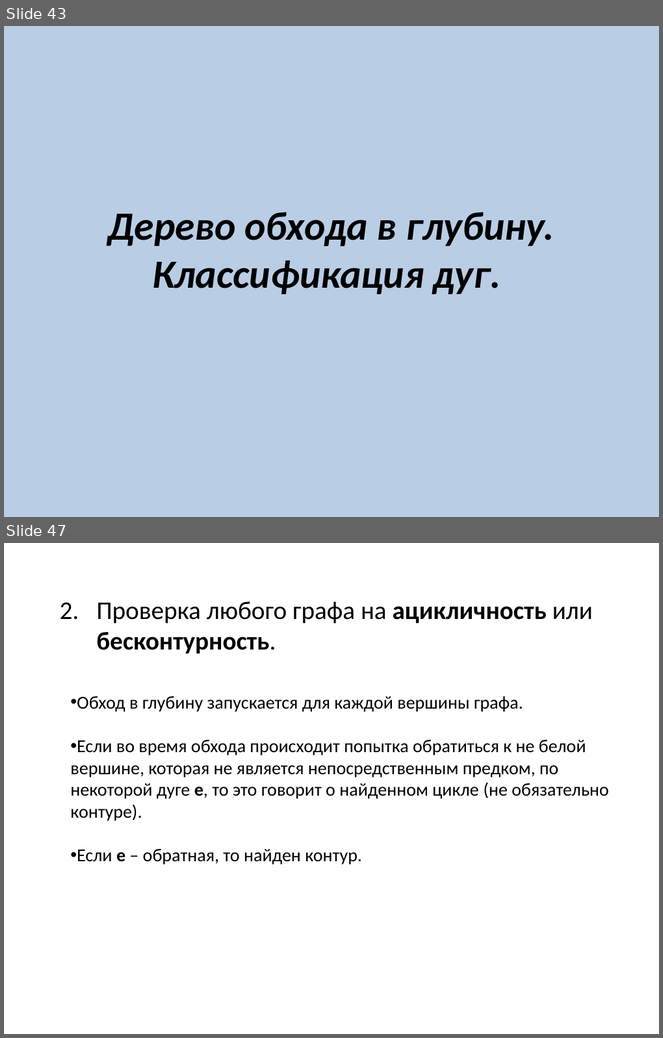
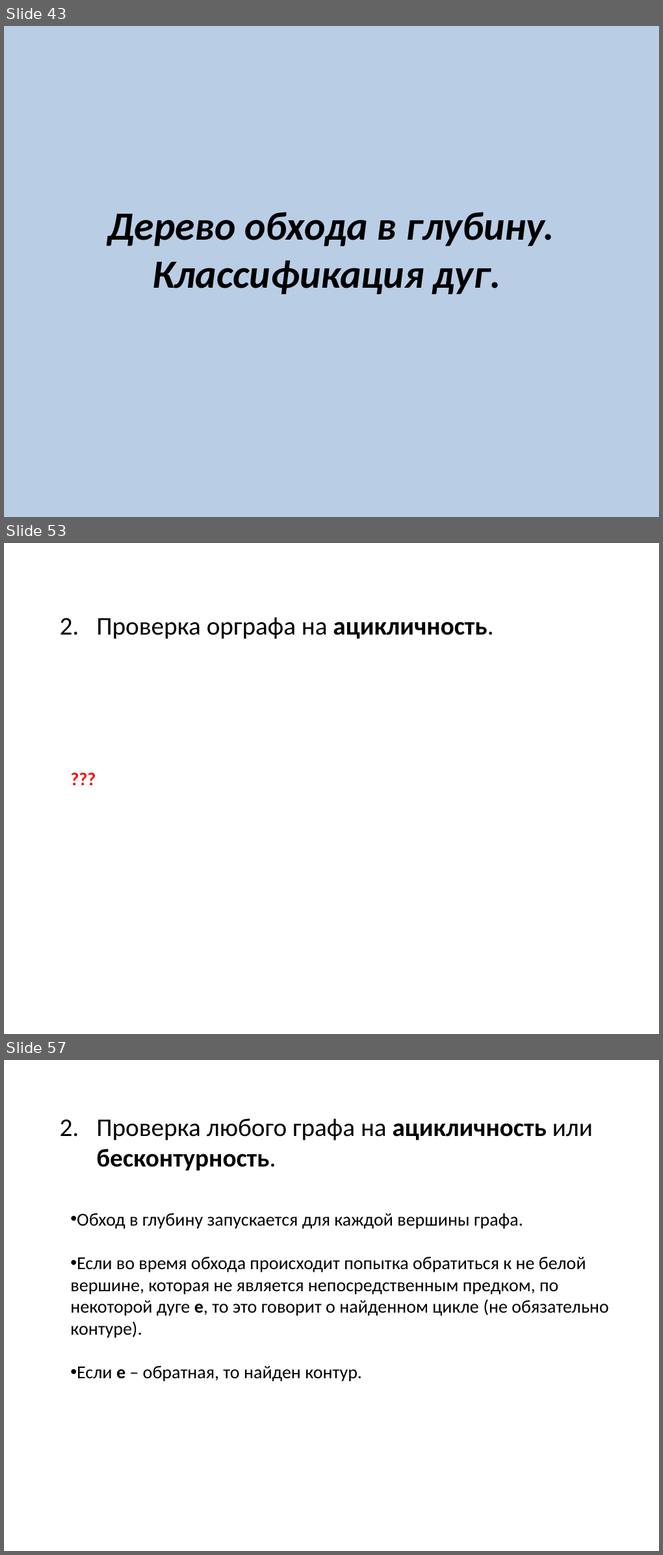
Before and after one commit to SteinbergOB/ANG, a slide deck: Презентации/Лекция 1.pptx. Shown one above the other, each under a label of ours: slides 43 and 47 before the commit, slides 43, 53 and 57 after it; the slides between them are not shown. The pictures are 663x1038 and 663x1555 pixels, drawn with LibreOffice and Linux fonts; fonts in the diff are those of the drawing. Boxes give left, top, right and bottom in pixels: in the first picture for what was removed or moved away, otherwise in the second. Text is boxed around its words. In the diff, an @@ line names an element or a change of style, - is before the commit and + after.

```diff
--- a/Презентации/Лекция 1.pptx
+++ b/Презентации/Лекция 1.pptx
@@ slide 53 added at (4,543,659,1034), background #FFFFFF @@
@@ text added at (96,617,493,639), 28 pt, text #000000 @@
+2. Проверка орграфа на ацикличность.
@@ text added at (64,685,622,871), 20 pt, text #FF0000, bold @@
+???
@@ what was slide 47 is now slide 57 @@
```
Also in this commit, not shown: 4 slides changed, 9 other slides added, 1 other file.
